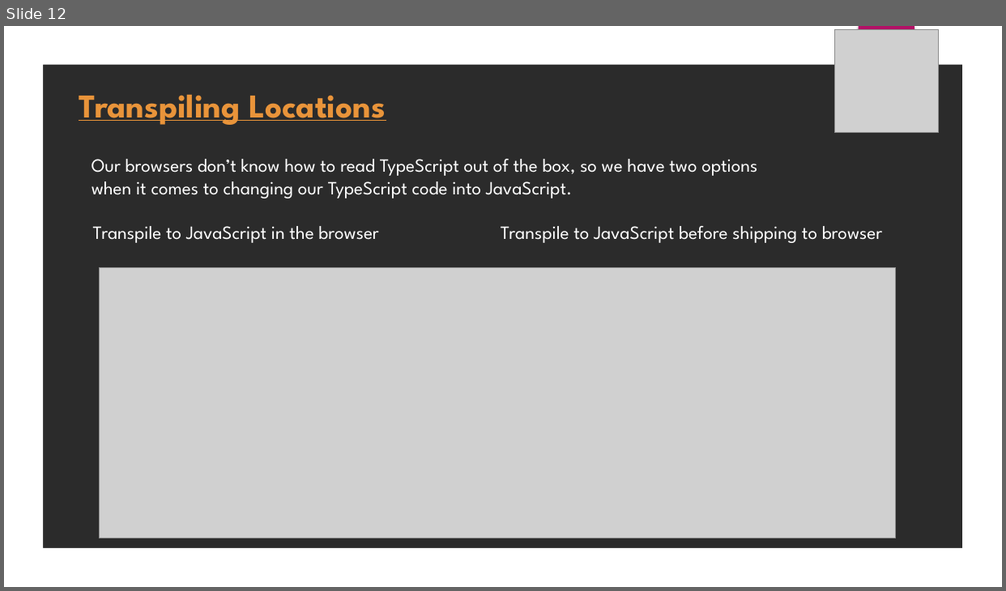
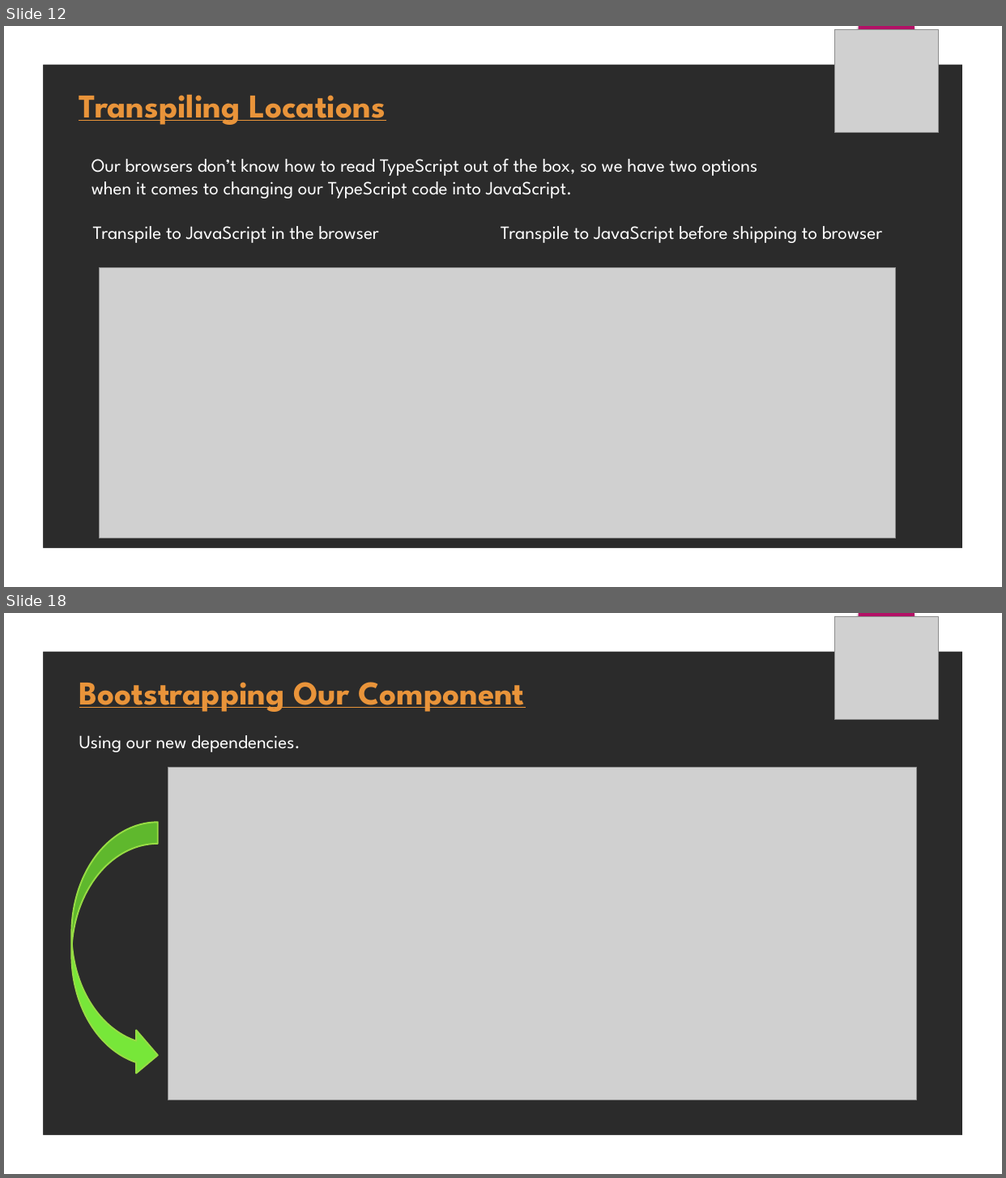
Before and after one commit to uiravi/Angular-pptx, a slide deck: Angular.pptx. Shown one above the other, each under a label of ours: slide 12 before the commit, slides 12 and 18 after it; the slides between them are not shown. The pictures are 1006x591 and 1006x1178 pixels, drawn with LibreOffice and Linux fonts; fonts in the diff are those of the drawing; grey boxes stand for pictures; background and template pictures are left out; a plain dark background stands for a picture behind light text. Boxes give left, top, right and bottom in pixels: in the first picture for what was removed or moved away, otherwise in the second. Text is boxed around its words. In the diff, an @@ line names an element or a change of style, - is before the commit and + after.

```diff
--- a/Angular.pptx
+++ b/Angular.pptx
@@ slide 18 added at box(4, 613, 1002, 1174), background picture (left out); not listed: 2 template elements that a slide beside it also shows @@
@@ picture added at box(835, 617, 938, 720) @@
@@ text added at box(79, 682, 525, 712), 32 pt, text #E9943A, bold, underline @@
+Bootstrapping Our Component
@@ text added at box(79, 735, 300, 752), 18 pt, text #FFFFFF @@
+Using our new dependencies.
@@ picture added at box(168, 767, 917, 1100) @@
@@ curved left arrow added at box(71, 823, 157, 1077), fill #77E739, outline #97DC44 1.5 pt @@
```
Also in this commit, not shown: 1 slide changed, 10 other slides added.
